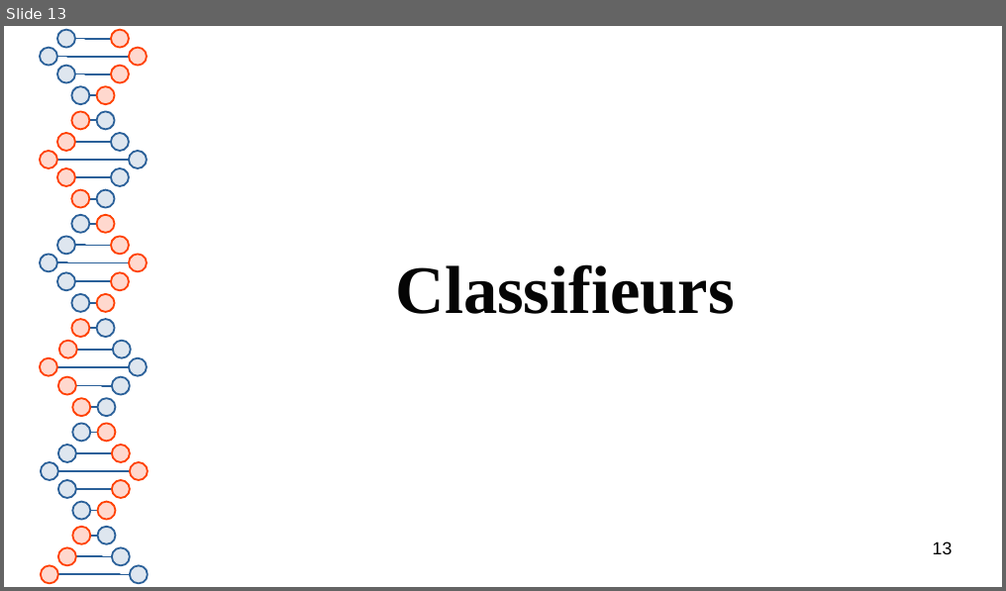
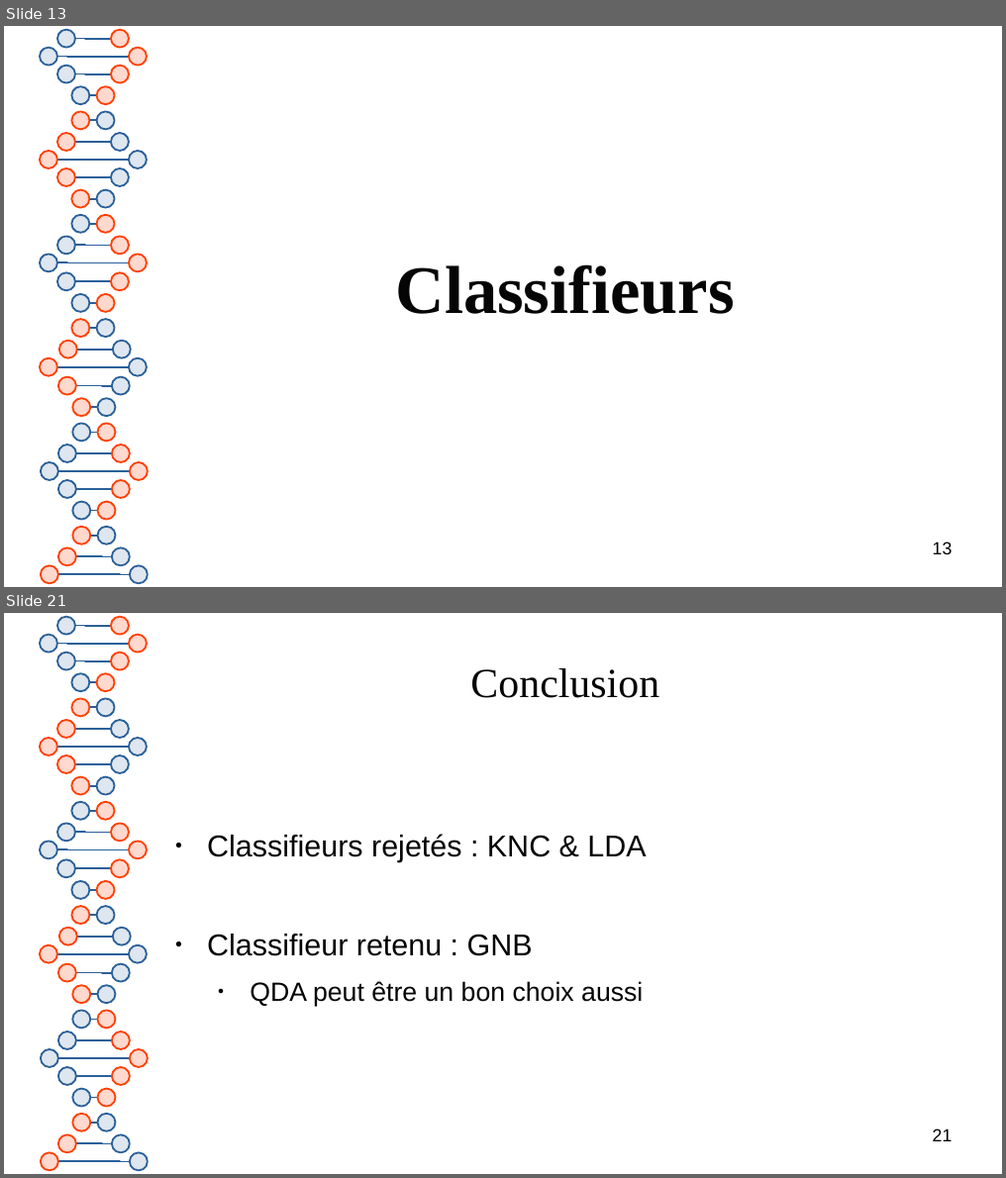
Before and after one commit to Polytech-E2I/data-processing, a slide deck: Projet1/report.odp. Shown one above the other, each under a label of ours: slide 13 before the commit, slides 13 and 21 after it; the slides between them are not shown. The pictures are 1006x591 and 1006x1178 pixels, drawn with LibreOffice and Linux fonts; fonts in the diff are those of the drawing. Boxes give left, top, right and bottom in pixels: in the first picture for what was removed or moved away, otherwise in the second. Text is boxed around its words. In the diff, an @@ line names an element or a change of style, - is before the commit and + after.

```diff
--- a/Projet1/report.odp
+++ b/Projet1/report.odp
@@ slide 21 added at (4, 613, 1002, 1174), background #FFFFFF; not listed: 81 template elements that a slide beside it also shows @@
@@ title added at (470, 668, 659, 698), 33 pt, text #050505 @@
+Conclusion
@@ text added at (207, 834, 646, 1007), 24 pt, text #050505 @@
+● Classifieurs rejetés : KNC & LDA
+● Classifieur retenu : GNB
+  ● QDA peut être un bon choix aussi
@@ page number added at (933, 1129, 952, 1142), 14 pt, text #000000 @@
+21
```
Also in this commit, not shown: 2 slides changed, 5 other slides added, 3 other files.
